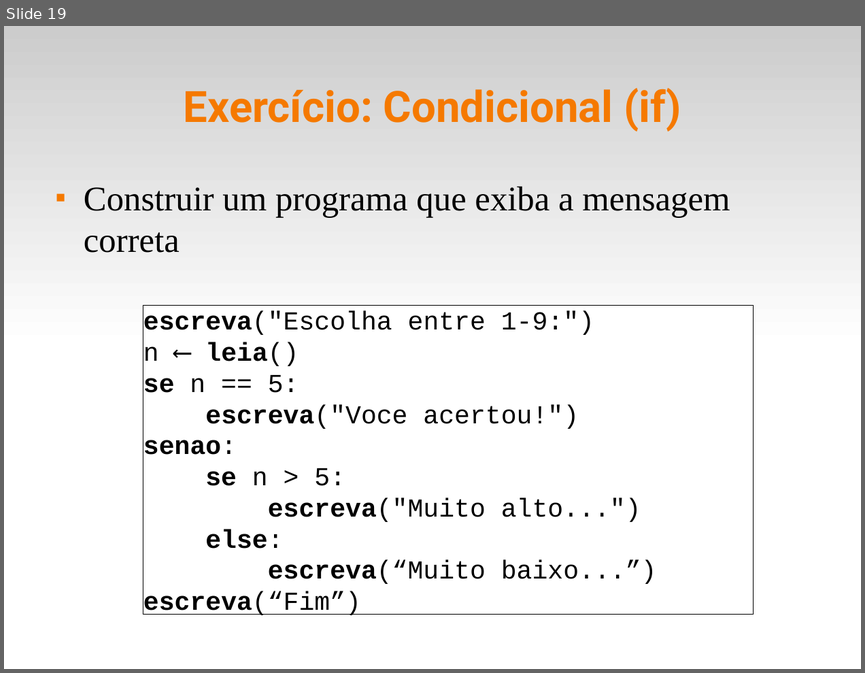
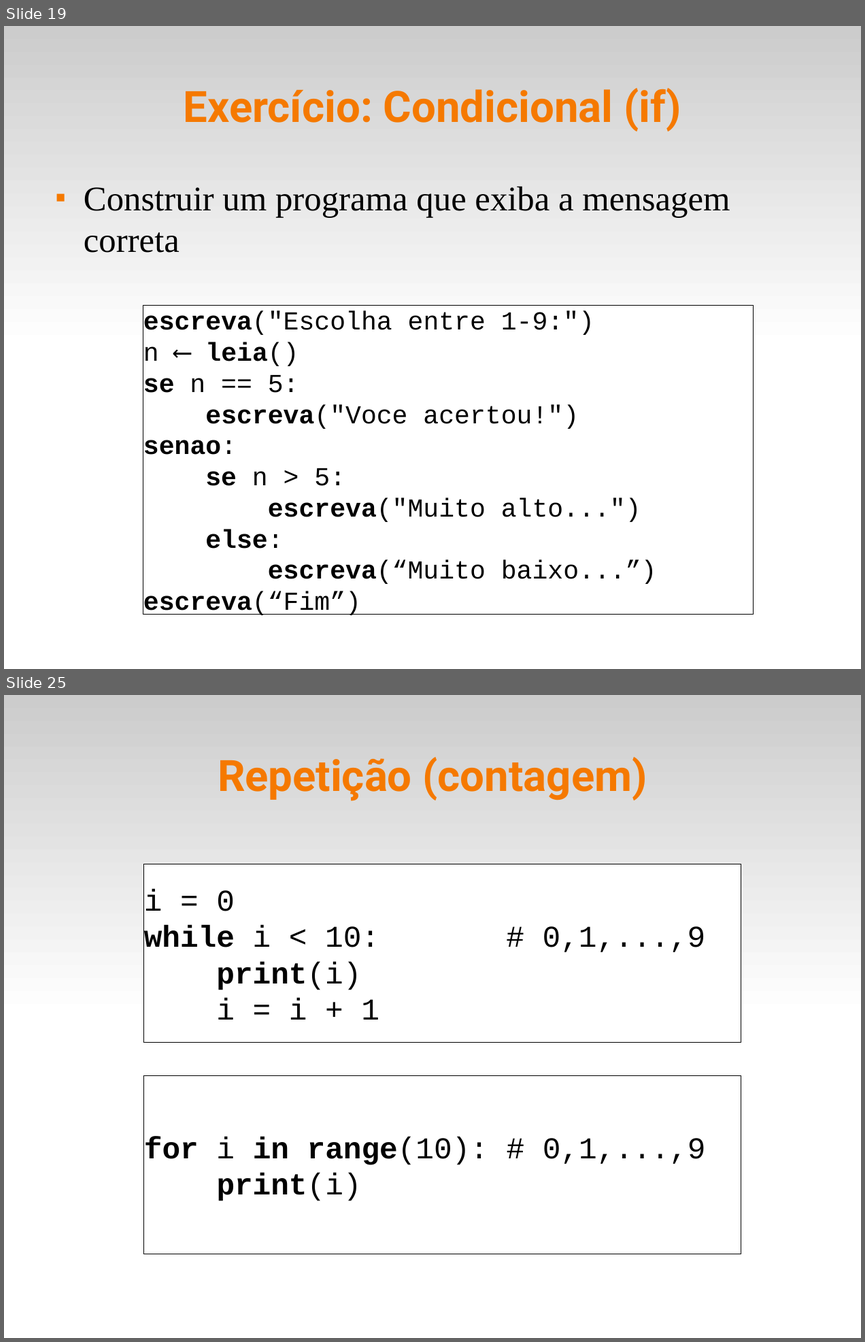
Before and after one commit to fsantanna-uerj/IPD, a slide deck: slides/ipd-03.odp. Shown one above the other, each under a label of ours: slide 19 before the commit, slides 19 and 25 after it; the slides between them are not shown. The pictures are 865x673 and 865x1342 pixels, drawn with LibreOffice and Linux fonts; fonts in the diff are those of the drawing. Boxes give left, top, right and bottom in pixels: in the first picture for what was removed or moved away, otherwise in the second. Text is boxed around its words. In the diff, an @@ line names an element or a change of style, - is before the commit and + after.

```diff
--- a/slides/ipd-03.odp
+++ b/slides/ipd-03.odp
@@ slide 25 added at box(4, 695, 861, 1338), background #FFFFFF; not listed: 1 template element that a slide beside it also shows @@
@@ title added at box(218, 757, 647, 801), 40 pt, text #F57900, bold @@
+Repetição (contagem)
@@ rectangle added at box(144, 864, 741, 1042), fill #FFFFFF, outline #000000 0 pt, 28 pt, text #000000 @@
+i = 0
+while i < 10: # 0,1,...,9
+print(i)
+i = i + 1
@@ rectangle added at box(144, 1075, 741, 1253), fill #FFFFFF, outline #000000 0 pt, 28 pt, text #000000 @@
+for i in range(10): # 0,1,...,9
+print(i)
```
Also in this commit, not shown: 6 slides changed, 2 other slides added, 1 other file.
